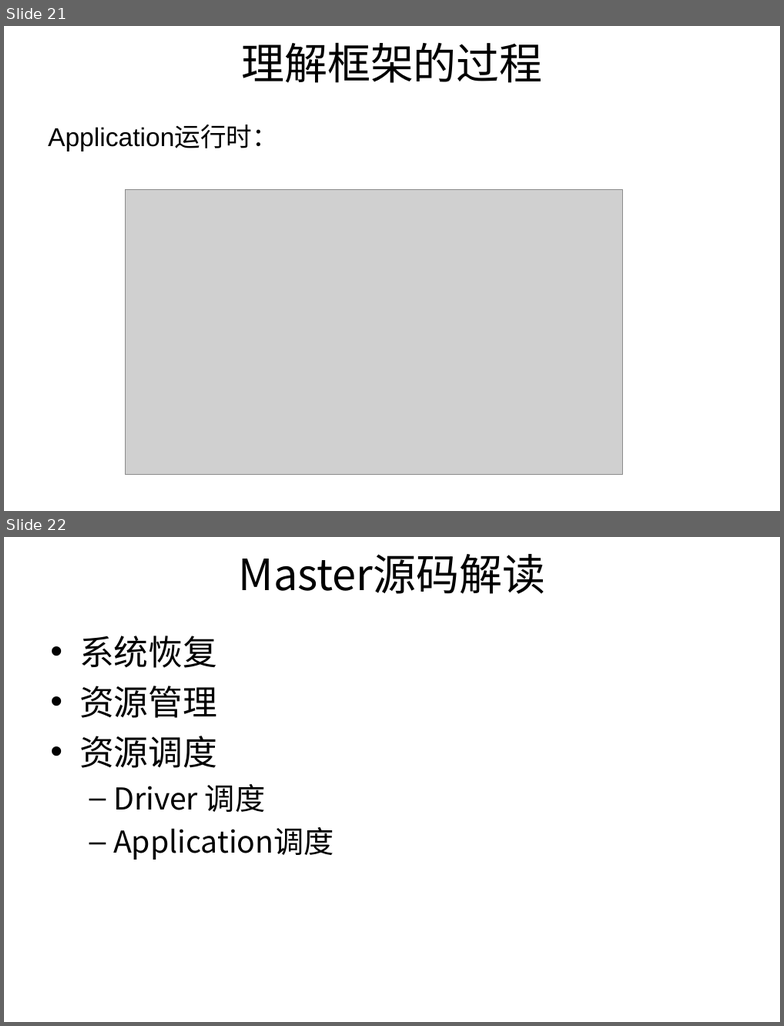
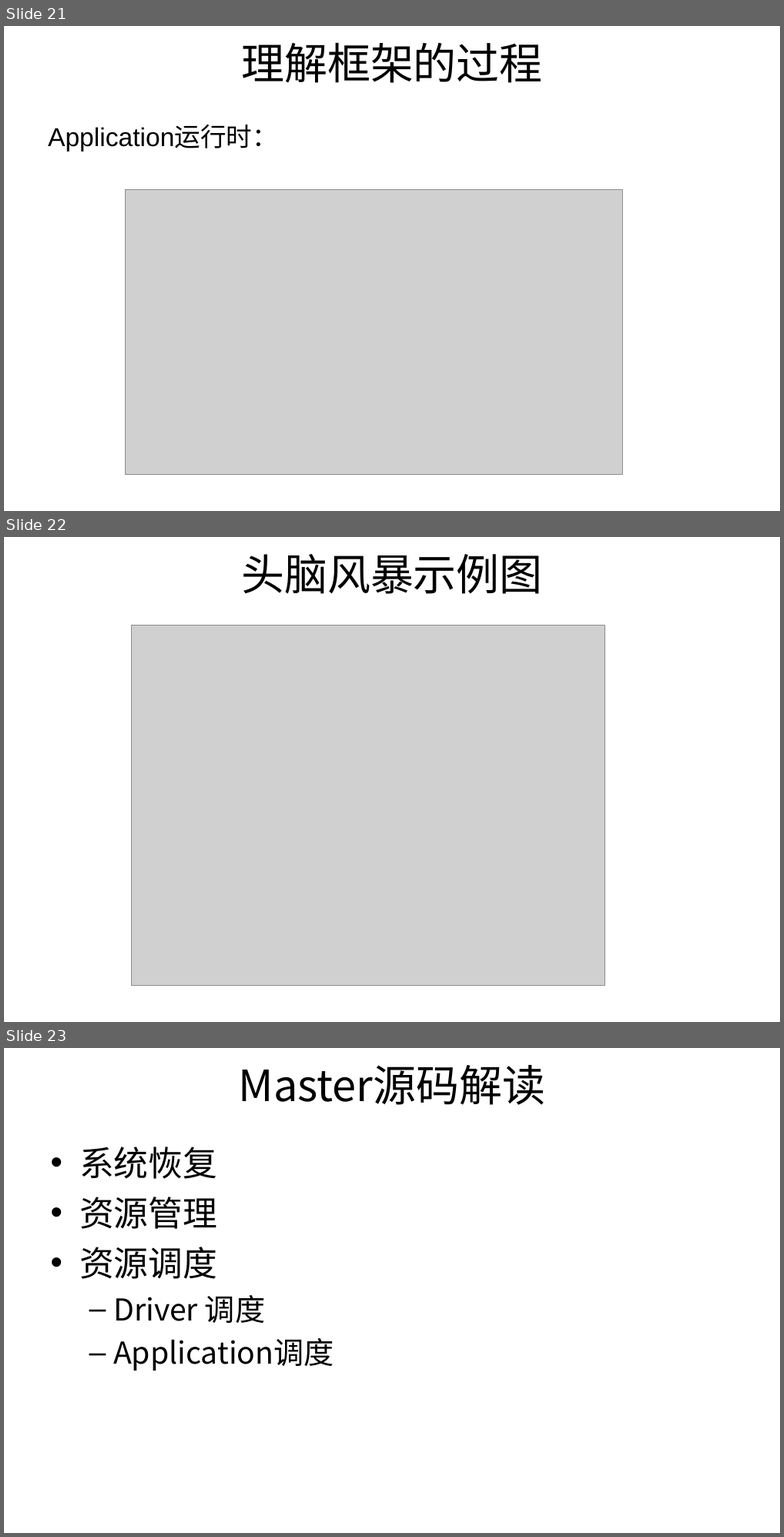
Before and after one commit to harlixxy/StudyNotes, a slide deck: 活动流程（26期）.ppt. Shown one above the other, each under a label of ours: slides 21 and 22 before the commit, slides 21, 22 and 23 after it. The pictures are 784x1026 and 784x1537 pixels, drawn with LibreOffice and Linux fonts; fonts in the diff are those of the drawing; grey boxes stand for pictures; background and template pictures are left out. Boxes give left, top, right and bottom in pixels: in the first picture for what was removed or moved away, otherwise in the second. Text is boxed around its words. In the diff, an @@ line names an element or a change of style, - is before the commit and + after.

Commit message:
添加头脑风暴简单示例

```diff
--- a/活动流程（26期）.ppt
+++ b/活动流程（26期）.ppt
@@ slide 22 added at <box>4,537,780,1022</box>, background picture (left out) @@
@@ title added at <box>241,554,543,594</box>, 40 pt, text #000000 @@
+头脑风暴示例图
@@ picture added at <box>131,626,605,987</box> @@
@@ what was slide 22 is now slide 23 @@
```
Also in this commit, not shown: 7 slides changed, 1 slide removed, 1 other file.
